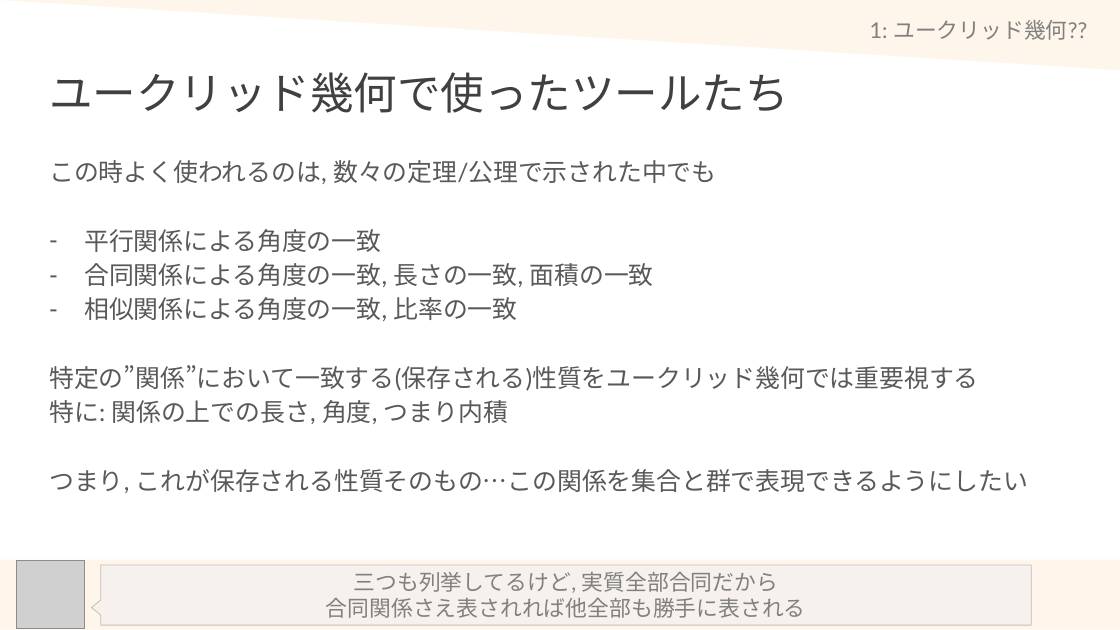
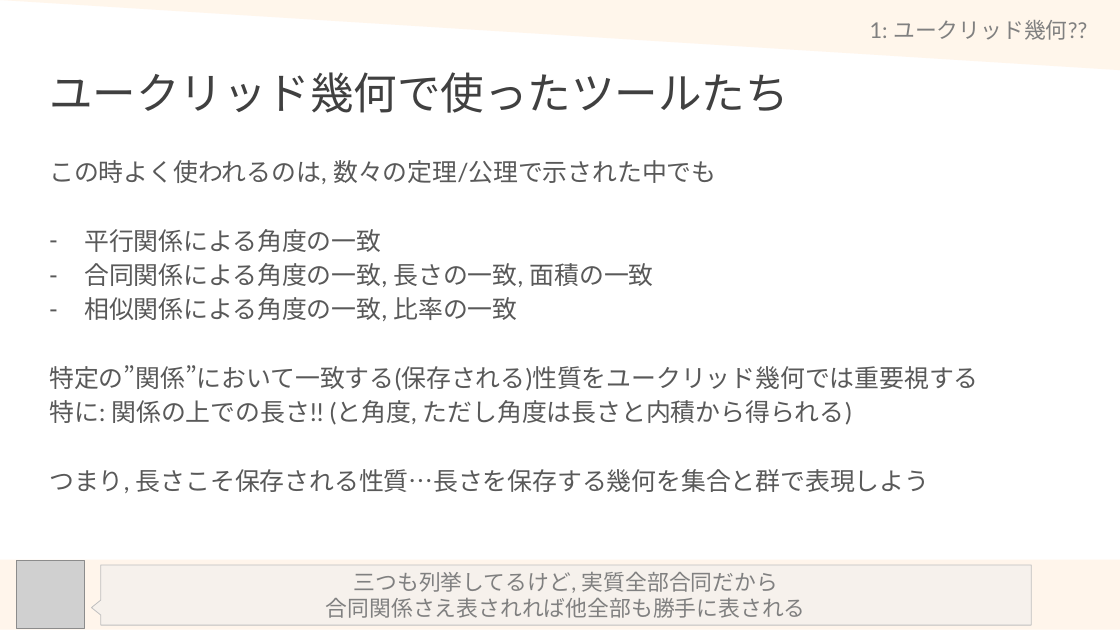
Before and after one commit to math-er/hyperbolic-space, a slide deck: slide 9 of Section2(上半平面とポアンカレ計量)/1-EuclidSpace.pptx. Drawn at 1120x630 pixels with LibreOffice and Linux fonts; fonts in the diff are those of the drawing; grey boxes stand for pictures. Boxes give left, top, right and bottom in pixels: in the first picture for what was removed or moved away, otherwise in the second. Text is boxed around its words. In the diff, an @@ line names an element or a change of style, - is before the commit and + after.

```diff
--- a/Section2(上半平面とポアンカレ計量)/1-EuclidSpace.pptx
+++ b/Section2(上半平面とポアンカレ計量)/1-EuclidSpace.pptx
@@ text at (49,400,930,493): text changed @@
-特に: 関係の上での長さ, 角度, つまり内積
-つまり, これが保存される性質そのもの…この関係を集合と群で表現できるようにしたい
+特に: 関係の上での長さ!! (と角度, ただし角度は長さと内積から得られる)
+つまり, 長さこそ保存される性質…長さを保存する幾何を集合と群で表現しよう
```
Also in this commit, not shown: 11 other slides changed, 7 slides added, 1 slide removed.
